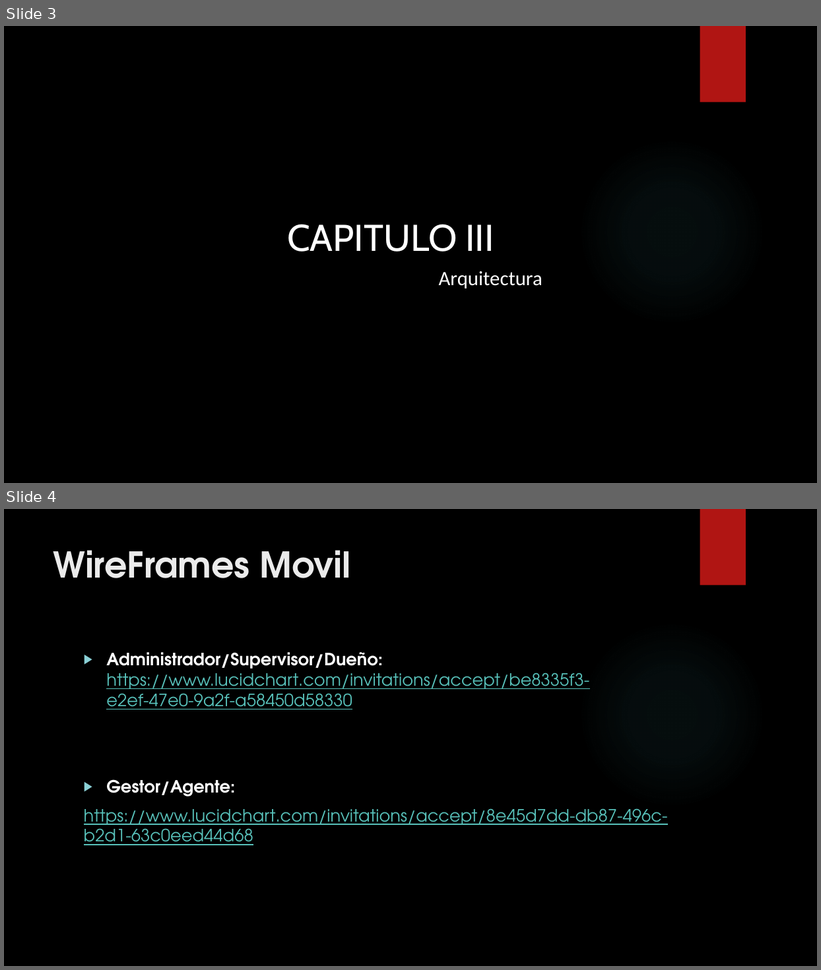
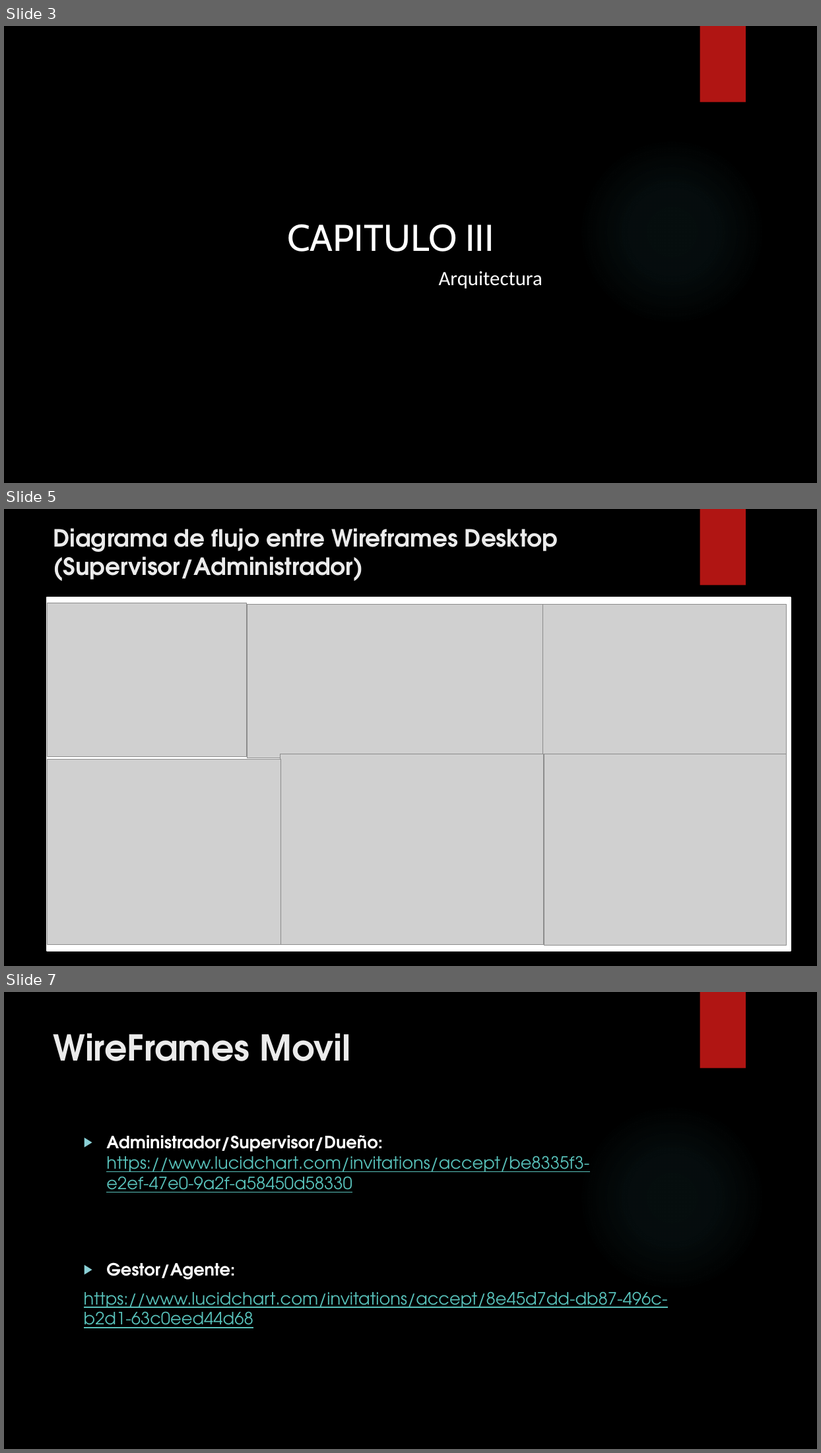
Before and after one commit to ThiaG020/coinsoft, a slide deck: CAP III.pptx. Shown one above the other, each under a label of ours: slides 3 and 4 before the commit, slides 3, 5 and 7 after it; the slides between them are not shown. The pictures are 821x970 and 821x1453 pixels, drawn with LibreOffice and Linux fonts; fonts in the diff are those of the drawing; grey boxes stand for pictures; background and template pictures are left out. Boxes give left, top, right and bottom in pixels: in the first picture for what was removed or moved away, otherwise in the second. Text is boxed around its words. In the diff, an @@ line names an element or a change of style, - is before the commit and + after.

```diff
--- a/CAP III.pptx
+++ b/CAP III.pptx
@@ slide 5 added at (x1=4, y1=509, x2=817, y2=966), background picture (left out); not listed: 1 template element that a slide beside it also shows @@
@@ title added at (x1=53, y1=528, x2=558, y2=581), 28 pt, text #EBEBEB, bold @@
+Diagrama de flujo entre Wireframes Desktop (Supervisor/Administrador)
@@ rectangle added at (x1=48, y1=597, x2=791, y2=951), fill #FFFFFF, outline #FFFFFF 1.5 pt @@
@@ group added at (x1=48, y1=603, x2=787, y2=946): 6 pictures @@
@@ what was slide 4 is now slide 7 @@
```
Also in this commit, not shown: 2 other slides added.
